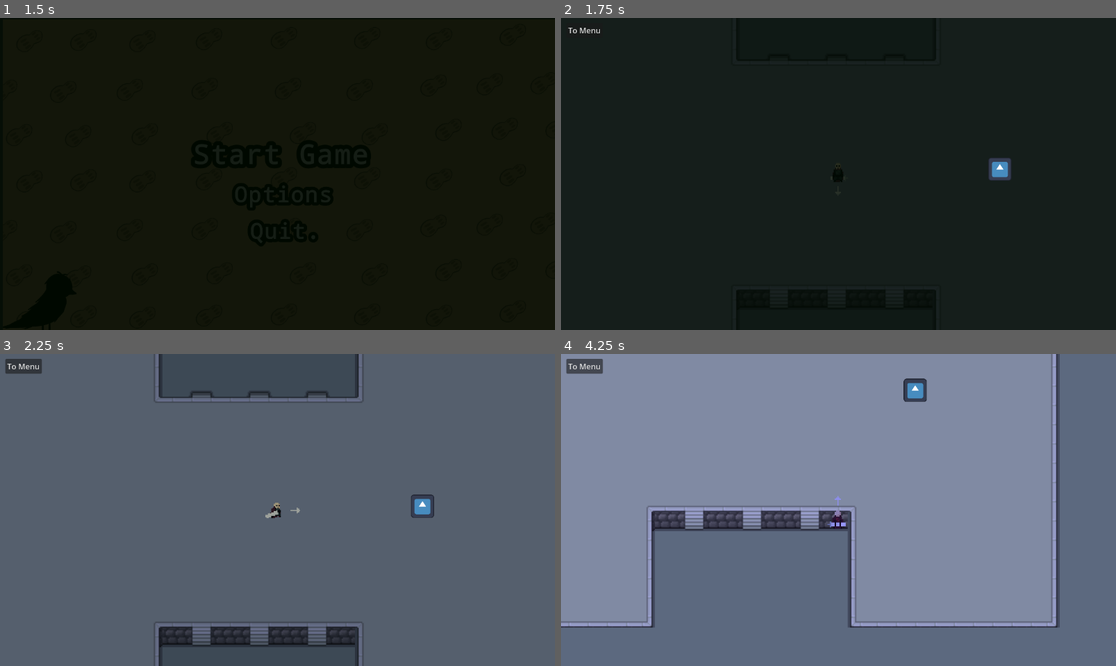
Above: before the commit, frames 1-4 (two rows, left to right).
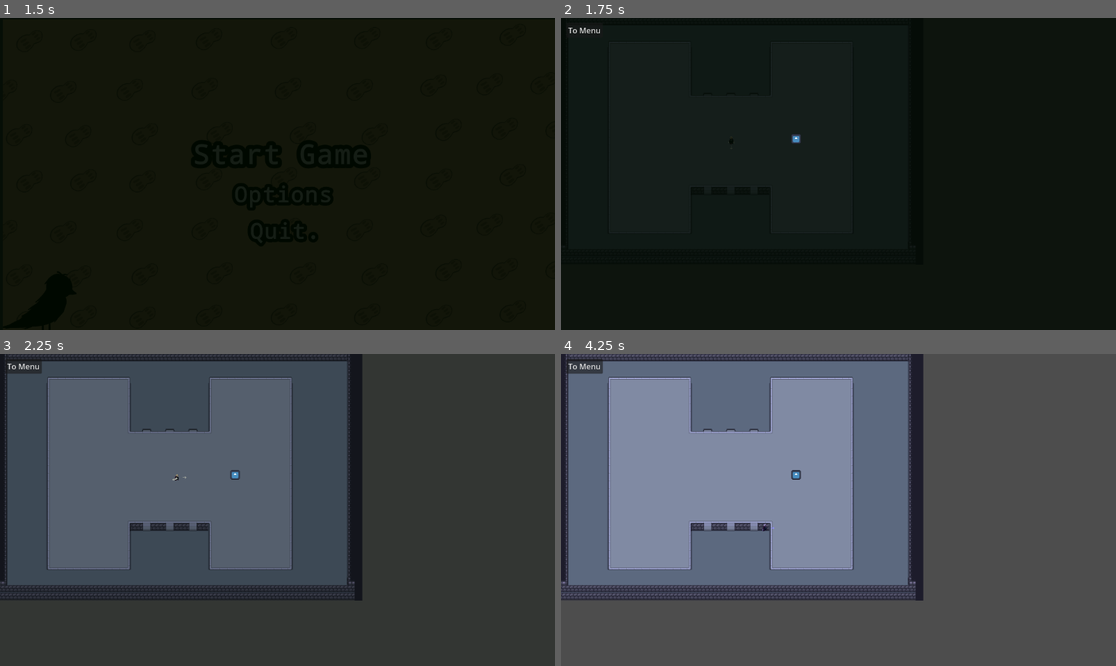
Above: after the commit, the same moments.

Repository: itspeanutzy/Tubes-Group17
Game: Godot game, scene res://Scene/main_menu.tscn
The game is run twice, just before and just after one commit, with the same random seed, the same clock (stepped at 60 frames per second) and the same inputs. The engine's default icon, where the game draws it, is replaced by a stand-in: a white triangle on a blue panel in a dark square.
Inputs (mouse positions are in pixels of both pictures, inside the frame that each line leads up to):
- Up to frame 1 (1.5 s): click (283, 155) at 0.5 s; click (283, 155) at 1.25 s
- Up to frame 2 (1.75 s): no input
- Up to frame 3 (2.25 s): move the mouse to (399, 494) at 2.02 s; hold D (walk_right) from 2.03 s (still down); click (399, 494) at 2.1 s
- Up to frame 4 (4.25 s): move the mouse to (727, 525) at 2.77 s; release D (walk_right) at 2.78 s; hold S (walk_down) 2.78-3.53 s; tap Shift (dodge) at 2.85 s; move the mouse to (894, 441) at 3.52 s; hold D (walk_right) from 3.53 s (still down); hold Right mouse button (guard) from 3.53 s (still down)

Frame 1 is identical in both runs. In frame 2, 0.4% of the frame differs, in the area x 31-82%, y 2-53%; in frame 3, 56%; in frame 4, 78%, in the area x 0-100%, y 0-100%.

Commit message:
feat(player): update player scene and script

Diff:
--- a/Scene/player.tscn
+++ b/Scene/player.tscn
@@ -570,13 +570,6 @@
 
 [node name="GuardCooldown" type="Timer" parent="." unique_id=1128506978]
 
-[node name="Camera2D" type="Camera2D" parent="." unique_id=649342058]
-zoom = Vector2(2.5, 2.5)
-limit_left = 0
-limit_top = 0
-limit_right = 720
-limit_bottom = 480
-
 [node name="SwingSound" type="AudioStreamPlayer2D" parent="." unique_id=17163637]
 stream = ExtResource("3_i3pqv")
 bus = &"SFX"
--- a/Script/player.gd
+++ b/Script/player.gd
@@ -319,6 +319,8 @@
 func _on_hurtbox_body_entered(body: Node2D) -> void:
 	if is_invulnerable():
 		return
+	if body.is_in_group("NoContactDamage"):
+		return   # musuh jarak jauh tidak melukai lewat sentuhan
 	if body.is_in_group("Enemy"):
 		health -= 10
 		animated_sprite_2d.modulate = Color.RED
